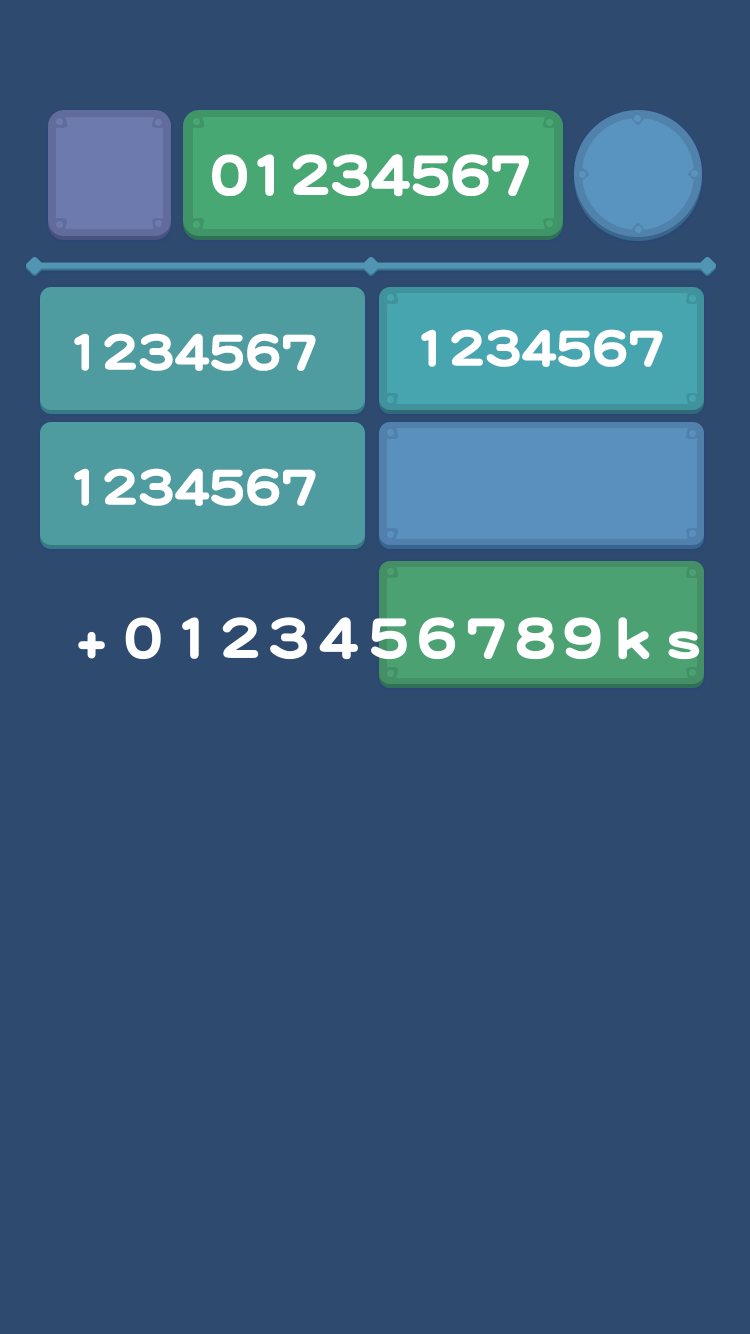
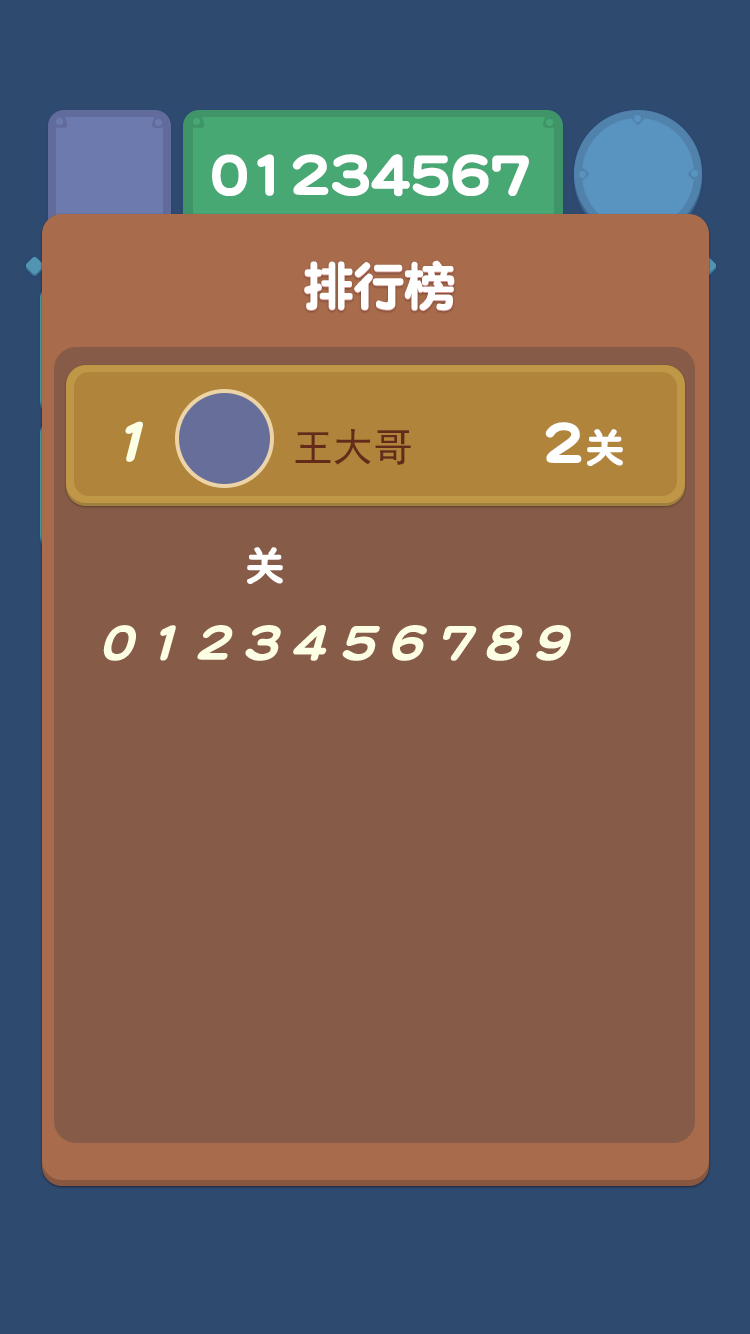
The second w=750, h=1334 image is a revision of the first. Changes to its layers:
showed group "排行榜" (1st of 3) (22 layers) over [42, 213, 709, 1186]
painted on "矩形 8 拷贝 5" over [74, 371, 677, 387]
painted on "矩形 4 拷贝" (4th of 5, in "游戏内容" › "内容" › "组 4 拷贝 2" › "组 15") over [379, 287, 704, 414]
painted on "矩形 2 拷贝 3" over [49, 227, 170, 235]
painted on "矩形 16 拷贝 12" over [631, 213, 633, 230]
